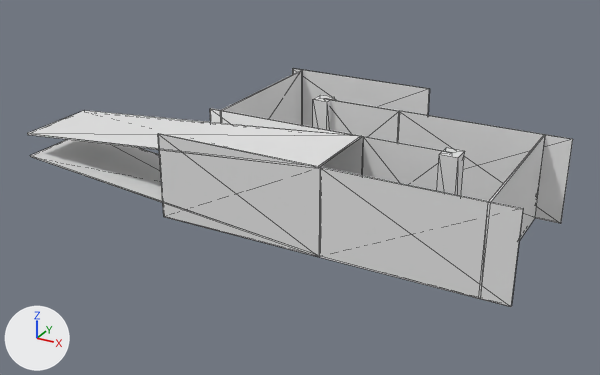
Two versions of the glTF model art/3D/Track objects/U-turn.glb, one commit apart.
The view is the same before and after, from a 50 mm camera at (448.0, -876.0, 361.0) aimed at (4.0, -69.0, -43.0). The lights are fixed; the arrows at lower left show +X, +Y and +Z. Mesh edges are drawn as thin lines. Where no turn or scale is listed for an object, it has been applied to the vertices. Vertices at the same position are counted once.

Before the edit, the objects in view are built like this:
```python
ob_1_col_001 = bpy.data.objects.new('1-col.001', me_cube_010)
ob_1_col_001.location = (0.0, -200.0, 0.0)
ob_1_col_004 = bpy.data.objects.new('1-col.004', me_cube_014)
ob_1_col_004.location = (-102.0, -150.0, -31.8)
ob_cube_col_001 = bpy.data.objects.new('Cube-col.001', me_cube_015)
ob_cube_col_001.location = (150.0, -100.0, 0.0)
ob_first_u_turn_col = bpy.data.objects.new('First U-turn-col', me_cube_003)
ob_first_u_turn_col.location = (-15.0, -100.0, 0.0)
ob_first_u_turn_col.scale = (100.0, 1.0, 50.0)
ob_first_uturn_col = bpy.data.objects.new('First-UTurn-col', me_cube_001)
ob_first_uturn_col.location = (0.0, -100.0, 0.0)
ob_first_uturn_col_001 = bpy.data.objects.new('First-UTurn-col.001', me_cube_006)
ob_first_uturn_col_001.location = (200.0, 0.0, 0.0)
ob_first_uturn_col_002 = bpy.data.objects.new('First-UTurn-col.002', me_cube_002)
ob_first_uturn_col_002.location = (0.0, -100.0, 0.0)
ob_first_uturn_col_003 = bpy.data.objects.new('First-UTurn-col.003', me_cube_007)
ob_first_uturn_col_003.location = (200.0, 0.0, 0.0)
ob_first_uturn_col_005 = bpy.data.objects.new('First-UTurn-col.005', me_cube_008)
ob_first_uturn_col_005.location = (200.0, 0.0, 0.0)
ob_first_uturn_col_005.rotation_euler = (0.0, 0.0, -3.142)  # degrees (0, 0, -180)
ob_first_uturn_col_005.scale = (100.0, 1.0, 50.0)
# also in view: 'First-UTurn-col.006' at (200.0, -100.0, 0.0); 'First-UTurn-col.004' at (0.0, 0.0, 0.0); 'Cube-col' at (50.0, 0.0, 0.0)
```
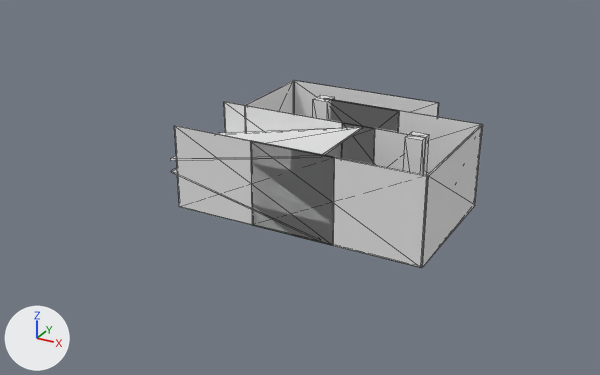
Where the newer file only moved an object's origin or applied its transform, the numbers keep the older frame.

Pixel boxes (x1, y1, x2, y2) of what changed, in the pictures (600 x 375 px; the box of a moved part takes in the faces that stretch with it):
'First-UTurn-col.003', moved: before (319, 167, 523, 307); after (250, 141, 428, 267)
'1-col.001', moved: before (158, 134, 320, 257); after (174, 125, 334, 245)
'1-col.004', reshaped: before (27, 110, 361, 203); after (170, 127, 363, 175)
'First-UTurn-col.001', moved: before (397, 111, 573, 223); after (398, 111, 482, 175)
'First-UTurn-col.005', moved: before (489, 135, 545, 241); after (422, 124, 483, 267)
'First-UTurn-col.002', moved: before (292, 68, 430, 127); after (294, 80, 439, 117)
'First-UTurn-col', moved: before (210, 108, 364, 175); after (224, 102, 375, 164)
'Cube-col.001', moved: before (362, 136, 452, 191); after (342, 122, 426, 174)
'First U-turn-col', moved, rescaled: before (221, 70, 303, 125); after (246, 80, 294, 114)
part 1 of me_cube_014, moved or reshaped: before (30, 139, 163, 203); after (171, 168, 177, 175)
part 2 of me_cube_014, moved or reshaped: before (27, 110, 361, 167); after (170, 127, 363, 161)

The edits, one by one:
me_cube_014 has 16 vertices, 24 faces and spans x -199.0..199.0, y -50.0..50.0, z -18.0..82.0.
me_cube_014 is used by ob_1_col_004; location (-102.0, -150.0, -31.8).
me_cube_014 part 1: the loose piece of 8 vertices spanning x -199.0..199.0, y -50.0..50.0, z -18.0..18.0 is scaled about its middle by (0.488, 1, 1.18), then moved by (90.0, 30.0, 4.0).
me_cube_014 part 2: the loose piece of 8 vertices spanning x -199.0..199.0, y -50.0..50.0, z 45.0..82.0 is scaled about its middle by (0.488, 1, 1.18), then moved by (90.0, 30.0, -4.0).
Object 'First U-turn-col' (ob_first_u_turn_col) moves from (-15.0, -100.0, 0.0) to (0.0, -70.0, 0.0).
Object 'First U-turn-col' (ob_first_u_turn_col) is rescaled from (100.0, 1.0, 50.0) to (100.0, 0.6, 50.0).
Object 'First-UTurn-col' (ob_first_uturn_col) moves from (0.0, -100.0, 0.0) to (0.0, -70.0, 0.0).
Object 'First-UTurn-col.002' (ob_first_uturn_col_002) moves from (0.0, -100.0, 0.0) to (30.0, -150.0, 0.0).
Object 'First-UTurn-col.001' (ob_first_uturn_col_001) moves from (200.0, 0.0, 0.0) to (100.0, 0.0, 0.0).
Object 'First-UTurn-col.003' (ob_first_uturn_col_003) moves from (200.0, 0.0, 0.0) to (100.0, 30.0, 0.0).
Object 'First-UTurn-col.005' (ob_first_uturn_col_005) moves from (200.0, 0.0, 0.0) to (130.0, 0.0, 0.0).
Object 'Cube-col.001' (ob_cube_col_001) moves from (150.0, -100.0, 0.0) to (110.0, -70.0, 0.0).
Object '1-col.001' (ob_1_col_001) moves from (0.0, -200.0, 0.0) to (0.0, -170.0, 0.0).
